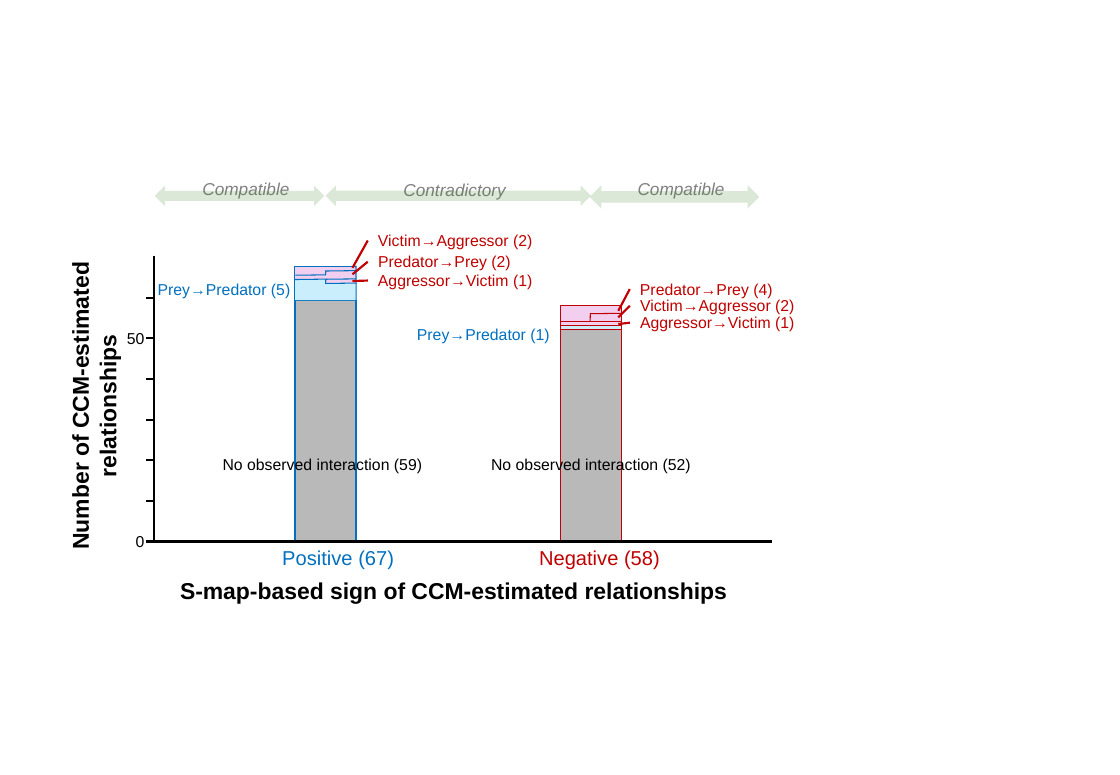
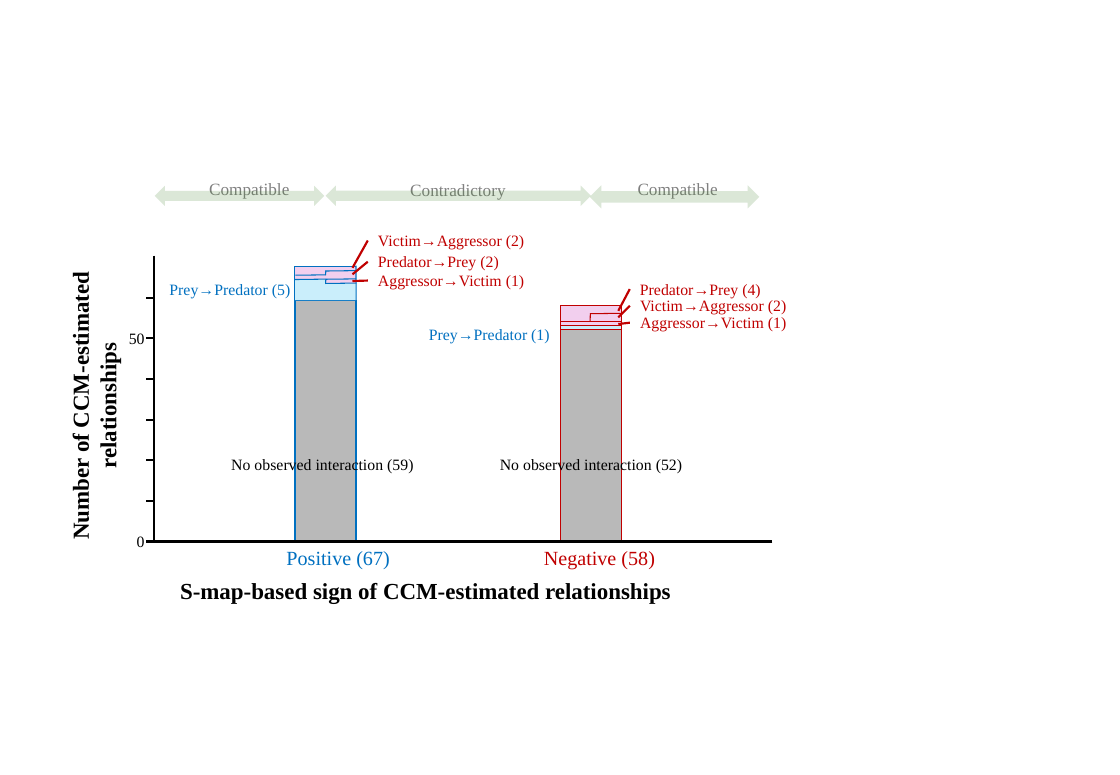
Before and after one commit to TKawaseScript/complex-interaction, a slide deck: slide 1 of 全ての出力結果/Fig4.pptx. Drawn at 1120x775 pixels with LibreOffice and Linux fonts; fonts in the diff are those of the drawing. Boxes give left, top, right and bottom in pixels: in the first picture for what was removed or moved away, otherwise in the second. Text is boxed around its words. In the diff, an @@ line names an element or a change of style, - is before the commit and + after.

```diff
--- a/全ての出力結果/Fig4.pptx
+++ b/全ての出力結果/Fig4.pptx
@@ text "Compatible" moved from (x1=202, y1=183, x2=289, y2=199) to (x1=209, y1=183, x2=289, y2=199) @@
@@ font Arial to Times New Roman, italic off in 3 elements at (x1=410, y1=184, x2=505, y2=200), (x1=209, y1=183, x2=289, y2=199), (x1=638, y1=183, x2=718, y2=199) @@
@@ text "Number of CCM-estimated" moved from (x1=68, y1=278, x2=122, y2=548) to (x1=68, y1=287, x2=121, y2=537) @@
@@ text "Prey→Predator (5)" moved from (x1=158, y1=283, x2=290, y2=299) to (x1=169, y1=284, x2=290, y2=298) @@
@@ text "Prey→Predator (1)" moved from (x1=417, y1=328, x2=549, y2=344) to (x1=429, y1=329, x2=549, y2=343) @@
@@ text "No observed interaction (59)" moved from (x1=223, y1=458, x2=422, y2=475) to (x1=231, y1=458, x2=413, y2=474) @@
@@ text "No observed interaction (52)" moved from (x1=491, y1=458, x2=691, y2=475) to (x1=500, y1=458, x2=682, y2=474) @@
@@ font Arial to Times New Roman in 16 elements at (x1=137, y1=536, x2=145, y2=547), (x1=129, y1=333, x2=145, y2=344), (x1=378, y1=235, x2=524, y2=250), (x1=640, y1=317, x2=786, y2=332), (x1=640, y1=300, x2=786, y2=315), (x1=378, y1=275, x2=524, y2=290), (x1=286, y1=551, x2=390, y2=569), (x1=68, y1=287, x2=121, y2=537), (x1=544, y1=551, x2=655, y2=570), (x1=500, y1=458, x2=682, y2=474), (x1=378, y1=256, x2=498, y2=271), (x1=640, y1=284, x2=760, y2=298), (x1=231, y1=458, x2=413, y2=474), (x1=169, y1=284, x2=290, y2=298), (x1=429, y1=329, x2=549, y2=343), (x1=180, y1=583, x2=671, y2=604) @@
```
Also in this commit, not shown: 1 other file.
